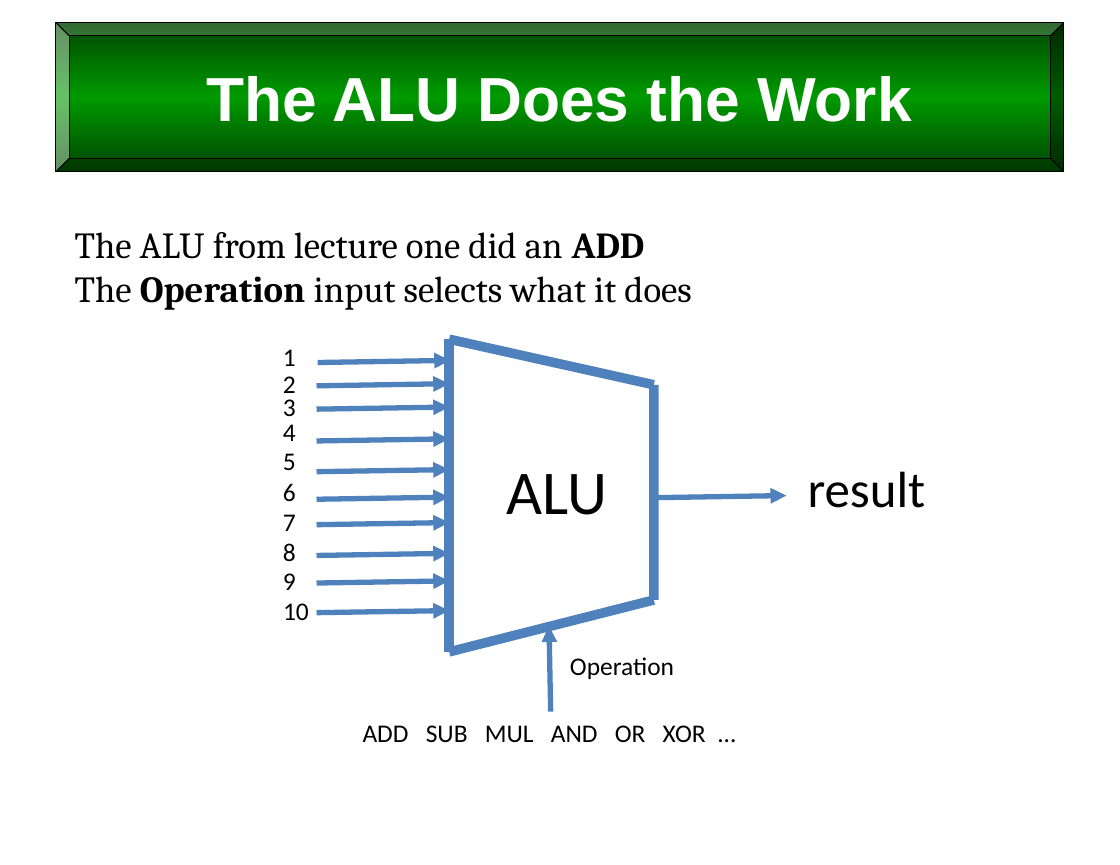
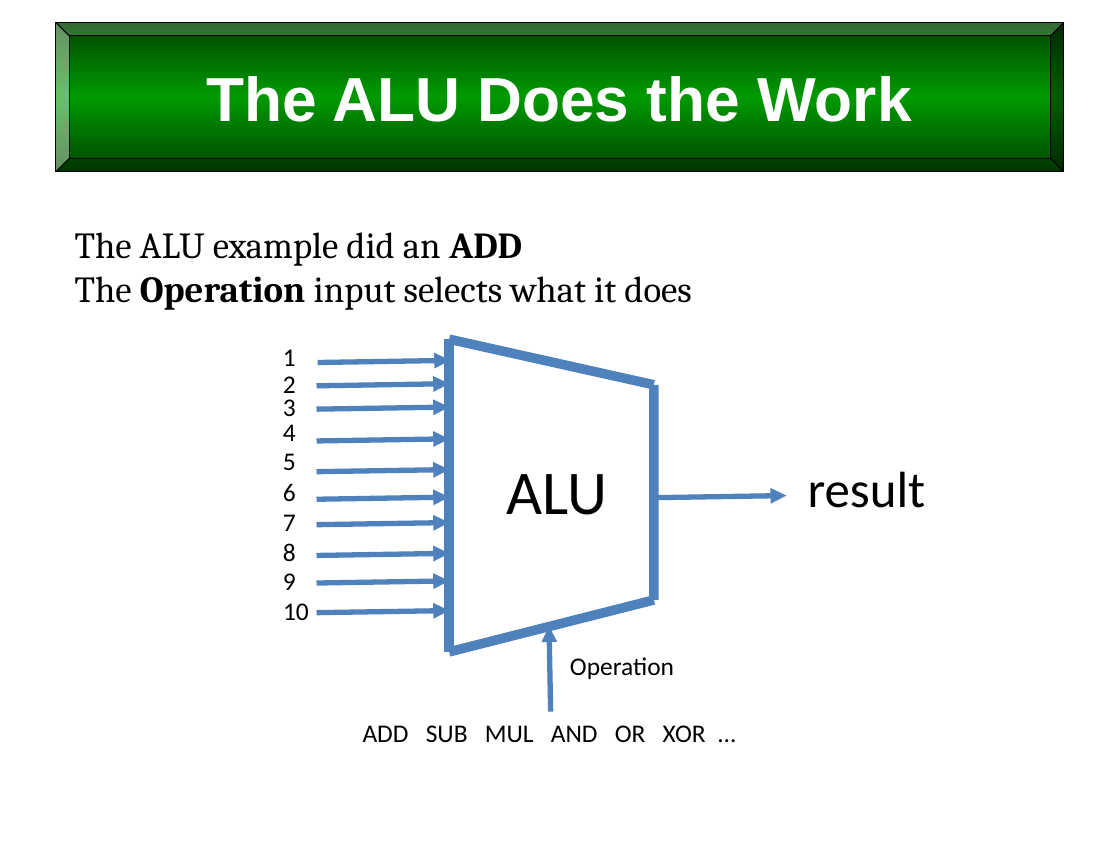
Before and after one commit to billswartz7/IntroToProgramming, a slide deck: slide 3 of Slides/L7_Operators-and-Logic.pptx. Drawn at 1120x865 pixels with LibreOffice and Linux fonts; fonts in the diff are those of the drawing. Boxes give left, top, right and bottom in pixels: in the first picture for what was removed or moved away, otherwise in the second. Text is boxed around its words. In the diff, an @@ line names an element or a change of style, - is before the commit and + after.

```diff
--- a/Slides/L7_Operators-and-Logic.pptx
+++ b/Slides/L7_Operators-and-Logic.pptx
@@ text at <box>75,232,522,266</box>: text changed @@
-The ALU from lecture one did an ADD
+The ALU example did an ADD
```
Also in this commit, not shown: 10 other slides changed, 1 other file.
